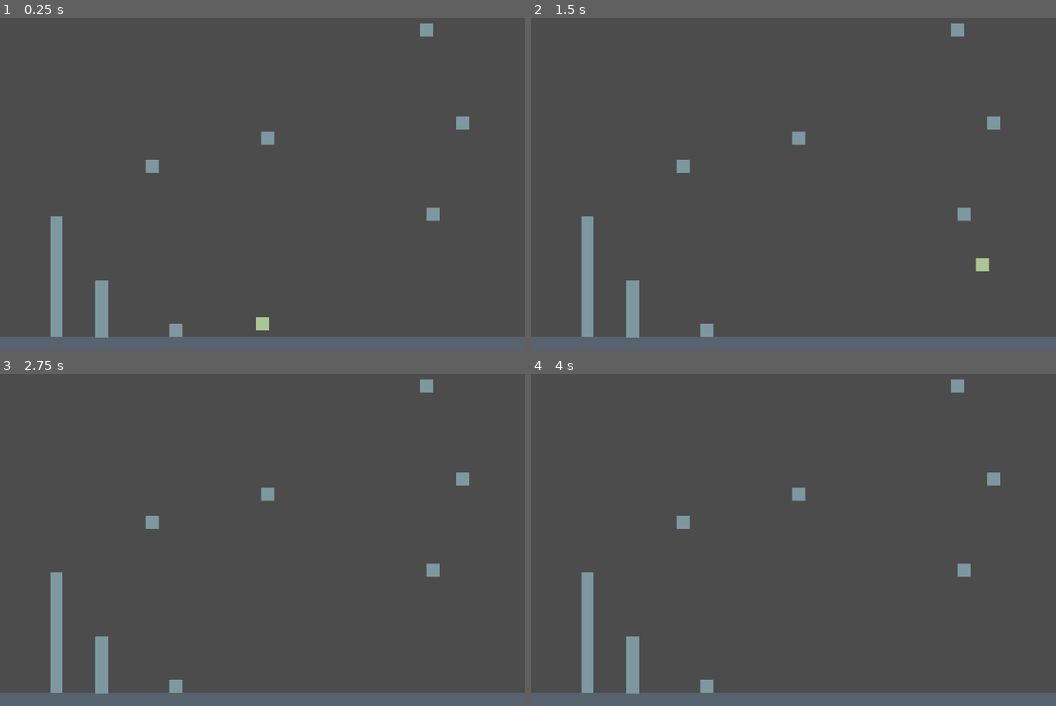
Above: before the commit, frames 1-4 (two rows, left to right).
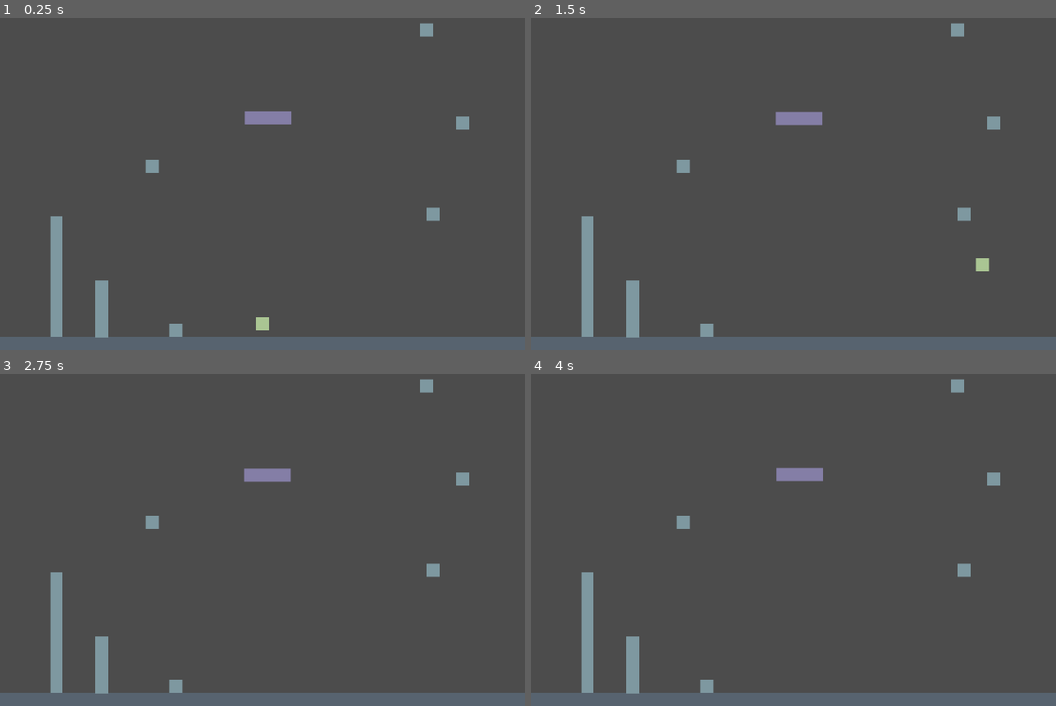
Above: after the commit, the same moments.

Repository: lost-in-thoughts/qash
Game: Godot game, scene res://World.tscn
The game is run twice, just before and just after one commit, with the same random seed, the same clock (stepped at 60 frames per second) and the same inputs.
Inputs:
- Up to frame 1 (0.25 s): no input
- Up to frame 2 (1.5 s): tap Enter at 0.5 s; hold Right (ui_right) from 0.53 s (still down); tap Space (jump) at 0.77 s
- Up to frame 3 (2.75 s): tap Space (jump) at 1.52, 2 s; release Right (ui_right) at 2.03 s; hold Left (ui_left) from 2.03 s (still down)
- Up to frame 4 (4 s): tap Enter at 2.75 s; release Left (ui_left) at 2.78 s; hold Right (ui_right) from 2.78 s (still down); tap Space (jump) at 3.02, 3.5, 3.77 s

The runs differ from the first frame. In frame 1, 0.5% of the frame differs, in the area x 46-56%, y 28-39%; in frame 2, 0.5%; in frame 3, 0.5%; in frame 4, 0.5%.

Commit message:
bad moving platform

Diff:
--- /dev/null
+++ b/MovingPlatform.gd
@@ -0,0 +1,16 @@
+extends KinematicBody2D
+
+export var speedX = 1.0
+export var speedY = 1.0
+export var scaleX = 1.0
+export var scaleY = 0.0
+
+var elapsed_time = 0
+
+func _ready():
+	pass
+
+func _process(delta):
+	self.position.x += cos(elapsed_time * speedX) * scaleX / 1000.0
+	self.position.y += sin(elapsed_time * speedY) * scaleY / 1000.0
+	elapsed_time += delta
--- /dev/null
+++ b/MovingPlatform.tscn
@@ -0,0 +1,21 @@
+[gd_scene load_steps=3 format=2]
+
+[ext_resource path="res://MovingPlatform.gd" type="Script" id=1]
+
+[sub_resource type="RectangleShape2D" id=1]
+
+[node name="MovingPlatform" type="KinematicBody2D"]
+script = ExtResource( 1 )
+
+[node name="CollisionShape2D" type="CollisionShape2D" parent="."]
+shape = SubResource( 1 )
+
+[node name="ColorRect" type="ColorRect" parent="."]
+margin_left = -10.0
+margin_top = -10.0
+margin_right = 10.0
+margin_bottom = 10.0
+color = Color( 0.521569, 0.498039, 0.654902, 1 )
+__meta__ = {
+"_edit_use_anchors_": false
+}
--- a/World.tscn
+++ b/World.tscn
@@ -1,7 +1,8 @@
-[gd_scene load_steps=5 format=2]
+[gd_scene load_steps=6 format=2]
 
 [ext_resource path="res://Player.gd" type="Script" id=1]
 [ext_resource path="res://Platform.tscn" type="PackedScene" id=2]
+[ext_resource path="res://MovingPlatform.tscn" type="PackedScene" id=3]
 
 [sub_resource type="RectangleShape2D" id=1]
 extents = Vector2( 400, 10 )
@@ -50,9 +51,6 @@
 [node name="PlatformSquare4" parent="Map" instance=ExtResource( 2 )]
 position = Vector2( 232.25, 719.975 )
 
-[node name="PlatformSquare5" parent="Map" instance=ExtResource( 2 )]
-position = Vector2( 407.782, 676.593 )
-
 [node name="PlatformSquare6" parent="Map" instance=ExtResource( 2 )]
 position = Vector2( 660.067, 792.724 )
 
@@ -70,4 +68,9 @@
 position = Vector2( 86.0313, 887.875 )
 scale = Vector2( -0.936243, 9.21349 )
 
-[node name="MovingPlatform" type="StaticBody2D" parent="Map"]
+[node name="MovingPlatform2" parent="Map" instance=ExtResource( 3 )]
+position = Vector2( 408.094, 646.387 )
+scale = Vector2( 3.56, 1 )
+speedX = 2.0
+scaleX = 35.0
+scaleY = 10.0
